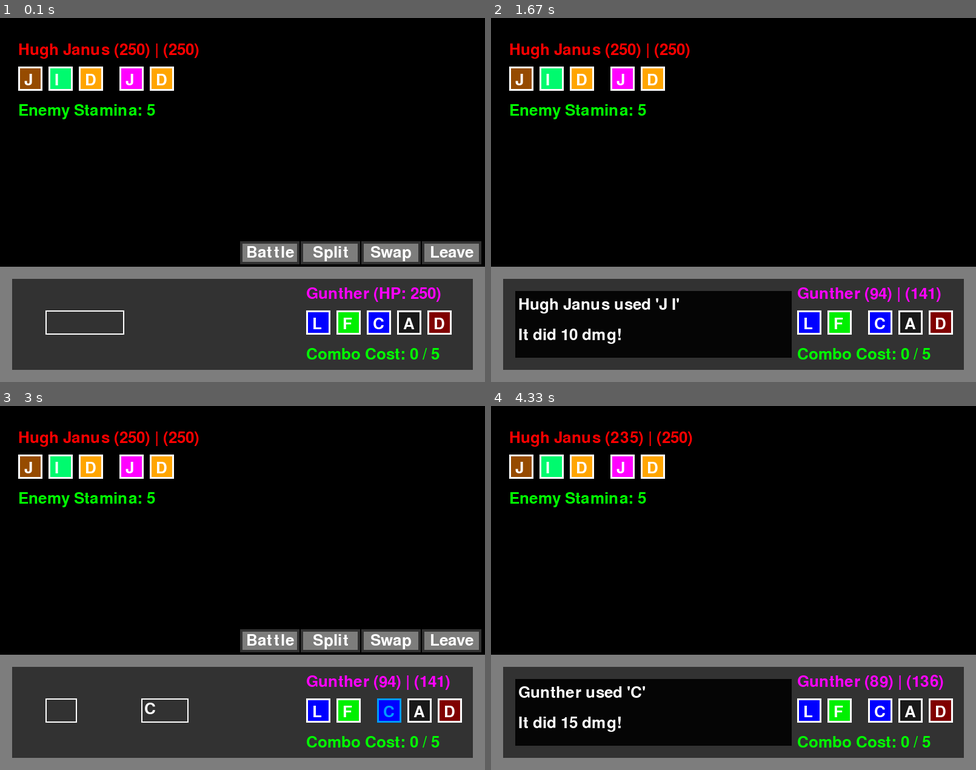
Above: before the commit, frames 1-4 (two rows, left to right).
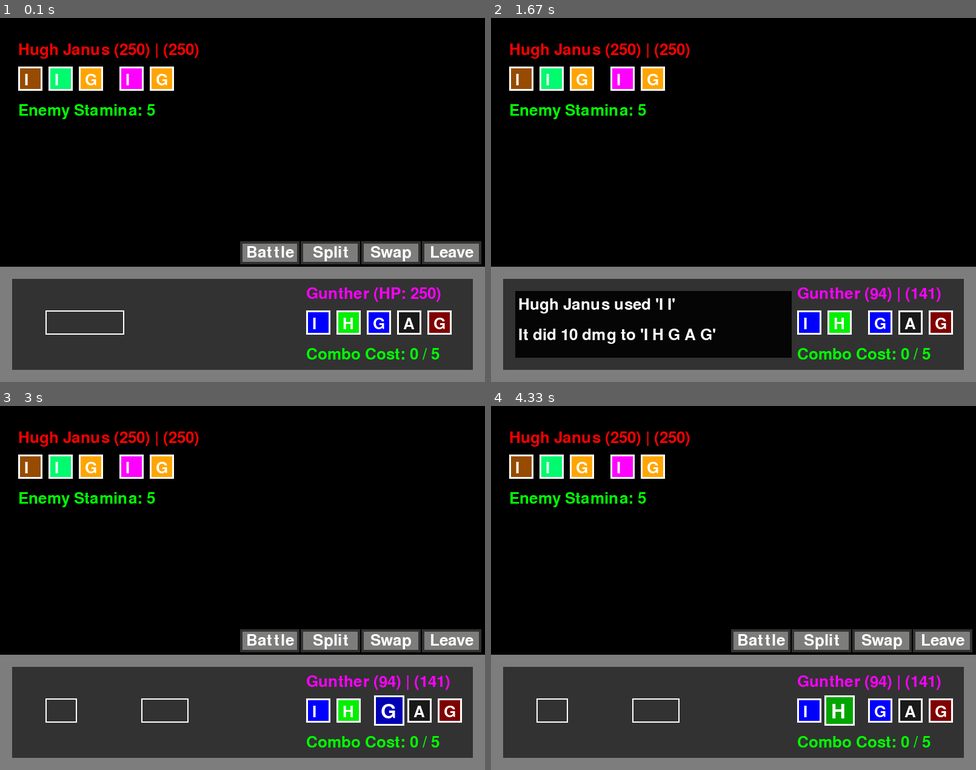
Above: after the commit, the same moments.

Repository: LWhite200/pygames
Game: pygame game, started from WordBound/WordBound.py
Two runs of this game, one before a commit and one after it. Both use one fixed random seed, a clock stepped at 60 frames per second and the inputs below.
Inputs (mouse positions are in pixels of both pictures, inside the frame that each line leads up to):
- Up to frame 1 (0.1 s): no input
- Up to frame 2 (1.67 s): click (811, 323) at 0.38 s, where only the run before the commit has a clickable "L"; click (840, 323) at 0.72 s, where only the run before the commit has a clickable "F"; click "Split" at 1.05 s; click (811, 323) at 1.38 s, where only the run before the commit has a clickable "L"
- Up to frame 3 (3 s): click (368, 453) at 1.72 s; click (421, 711) at 2.05 s; click (320, 711) at 2.38 s, where only the run before the commit has a clickable "L"; click (388, 711) at 2.72 s, where only the run before the commit has a clickable "C"
- Up to frame 4 (4.33 s): click "Battle" at 3.05 s; click (636, 733) at 3.38 s; click "Battle" at 3.72 s; click (840, 711) at 4.05 s, where only the run before the commit has a clickable "F"

The runs differ from the first frame. In frame 1, 0.2% of the frame differs, in the area x 5-92%, y 15-86%; in frame 2, 0.6%; in frame 3, 0.8%; in frame 4, 15%, in the area x 5-100%, y 7-94%.

Commit message:
Add files via upload

Diff:
--- a/WordBound/WordBound.py
+++ b/WordBound/WordBound.py
@@ -182,7 +182,8 @@
 
 
 def get_random_letters():
-    letter_options = ['A', 'A', 'B', 'B', 'C', 'D', 'E', 'F', 'G', 'H', 'I', 'J', 'K', 'L']
+    letter_options = ['A', 'G', 'H', 'I']
+    # letter_options = ['A', 'A', 'B', 'B', 'C', 'D', 'E', 'F', 'G', 'H', 'I', 'J', 'K', 'L']
     return [deity.Letter(random.choice(letter_options)) for _ in range(5)]
 
 
@@ -254,7 +255,8 @@
 
     # Update dialog based on the result
     curDialog.append(f"{person.name} used '{' '.join([letter.char for letter in person.lets])}'")
-    curDialog.append(f"It did {dmg} dmg!")
+    curDialog.append(f"It did {dmg} dmg to '{' '.join([letter.char for letter in target.letters])}'")
+
 
     if peekHP < 1:
         if target:
@@ -429,9 +431,18 @@
         enemy2 = None
 
 
-
-
-
+# when splitting or switching
+def doEnemyTurnOnly():
+    listBySpeed = [] # let enemy attack first
+
+    if enemy:
+        enemy.lets = enemy_choose_letters(enemy)
+        listBySpeed.append((enemy, player1, True, False))
+    if enemy2:
+        enemy2.lets = enemy_choose_letters(enemy2)
+        listBySpeed.append((enemy2, player1, True, True))
+    for person, target, isTargPlayer, SecondTarg in listBySpeed:
+        doCurTurn(person, target, isTargPlayer, SecondTarg)
 
 
 
@@ -514,24 +525,38 @@
 
         if yes_rect.collidepoint(mouse_x, mouse_y) and click:
             # Perform the switch logic (implement switching logic here)
-            print(f"Switched to {playerTeam[switchSelected].name}")
+
             p2Lets = []
             for let in playerTeam[switchSelected].lets[:]:
                     p2Lets.append(let)
 
-            switch(True, switchSelected)
-
-            for let in p2Lets:
-                player1.lets.append(let)
-
-            if player1.lets:
-                separateDeity()
-
-            curDialog.append("Player Switched Deities!")
-            if player2:
-                curDialog.append("They also split in 2!")
+            swapBoolEvenText = False
+
+            # if the player lost their last deity or swap in turn
+            if  player1:
+                switch(True, switchSelected)   # swap
+                curDialog.append("Player Swapped Deities")
+                curDialog.append(f"{player1.name} is vunerable!")
+                doEnemyTurnOnly()              # let enemy attack - before splitting
             else:
-                curDialog.append("")
+                switch(True, switchSelected)   # swap
+                curDialog.append(f"Player sent out {player1.name}")
+                swapBoolEvenText = True
+
+            # if player did not get killed
+            if player1:
+
+                if player1:
+                    for let in p2Lets:
+                        player1.lets.append(let)
+
+                if player1 and player1.lets:
+                    separateDeity()
+
+                if player2 and swapBoolEvenText:
+                    curDialog.append("Split in 2!")
+                elif swapBoolEvenText:
+                    curDialog.append("")
 
             switchSelected = -2  # Reset selection after switching
 
@@ -539,6 +564,69 @@
             for let in playerTeam[switchSelected].lets[:]:
                 playerTeam[switchSelected].lets.remove(let)
             switchSelected = -1  # Cancel selection
+
+
+
+
+
+
+def needAim(player):
+    return all(letter.char != 'G' for letter in player.lets)
+
+def targetNotSelf(player):
+    """Returns True if any letter in the player's lets is between 'A' and 'F'."""
+    return any('A' <= letter.char <= 'F' for letter in player.lets)
+
+
+def turnMoves():
+    global player1, player2, enemy, enemy2, playerTeam, enemyTeam, SSC
+
+    # Randomize enemy attack
+    enemy.lets = enemy_choose_letters(enemy)
+    if enemy2:
+        enemy2.lets = enemy_choose_letters(enemy2)
+
+    # False = left, True = Right (rare one)
+    playTarg1 = enemy2 if SSC[1] else enemy
+    playTarg2 = enemy2 if SSC[3] else enemy
+    p1t2 = True if playTarg1 == enemy2 else False
+    p2t2 = True if playTarg2 == enemy2 else False
+
+    enemTarg1 = player1 if not player2 else random.choice([player1, player2])
+    enemTarg2 = player1 if not player2 else random.choice([player1, player2])
+    e1t2 = True if enemTarg1 == player2 else False
+    e2t2 = True if enemTarg2 == player2 else False
+
+    listBySpeed = []
+
+    if player1 and player1.lets and targetNotSelf(player1):
+        listBySpeed.append((player1, playTarg1, False, p1t2))
+    if player2 and player2.lets and targetNotSelf(player2):
+        listBySpeed.append((player2, playTarg2, False, p2t2))
+
+    if enemy and enemy.lets and targetNotSelf(enemy):
+        listBySpeed.append((enemy, enemTarg1, True, e1t2))
+    if enemy2 and enemy2.lets and targetNotSelf(enemy2):
+        listBySpeed.append((enemy2, enemTarg2, True, e2t2))
+
+    if not listBySpeed:
+        curDialog.append("Everyone Didn't Damage")
+        curDialog.append("No Damage Done")
+
+    # Process each move
+    for person, target, isTargPlayer, SecondTarg in listBySpeed:
+
+        # meaning the opponite is not protecting
+        if needAim(target):
+            doCurTurn(person, target, isTargPlayer, SecondTarg)
+        else:
+            curDialog.append(f"{target.name} Protected")
+            curDialog.append(f"{person.name}'s attack failed")
+    SSC = [None, None, None, None]
+
+
+
+
 
 # make buttons for splitting, switching, retreat?
 # screen to see your team
@@ -587,7 +675,7 @@
                         ipX, ipY = 75, playY + buttonY
                         secondStart = None if not (player2 and player2.lets) else ipX + (26 * len(player2.letters)) + 80
 
-                        if player1 and player1.lets:
+                        if player1 and player1.lets and needAim(player1):
                             if ipX <= event.pos[0] <= ipX + 20 and ipY + 45 <= event.pos[1] <= ipY + 65:
                                 SSC[0] = not SSC[0]
                                 SSC[1] = False
@@ -595,7 +683,7 @@
                                 SSC[1] = not SSC[1]
                                 SSC[0] = False
 
-                        if player2 and player2.lets:
+                        if player2 and player2.lets and needAim(player2):
                             if secondStart <= event.pos[0] <= secondStart + 20 and ipY + 45 <= event.pos[1] <= ipY + 65:
                                 SSC[2] = not SSC[2]
                                 SSC[3] = False
@@ -677,22 +765,32 @@
 
                     if btn == "Battle" and (player1.lets or (player2 and player2.lets)): #----------------------------------------------------------
 
+                        # needAim(player)
+
                         if sideSelect:# the aiming for side select, which letter's need which side----------
-                            if ((not player1.lets or (SSC[0] or SSC[1])) and (not (player2 and player2.lets) or (SSC[2] or SSC[3]))):
-                                if not (player2 and player2.lets) or (SSC[2] or SSC[3]):
+                            LTarg = (SSC[0] or SSC[1])
+                            RTarg = (SSC[2] or SSC[3])
+
+                            if (not player1.lets) or LTarg or (not needAim(player1)):
+                                if (not player2) or (not player2.lets) or RTarg or (not needAim(player2)):
                                     playerTurn = False
                                     sideSelect = False
+
+
                         else:
-
                             stamina_cost = player1.calculate_combo_stamina_cost()
                             if stamina_cost <= player1.comboStamina:
                                 if (player1.lets or (player2 and player2.lets)) and enemy2:
                                     SSC = [None, None, None, None]
-                                    sideSelect = True
+                                    if needAim(player1) or (player2 and needAim(player2)):
+                                        sideSelect = True
+                                    else:
+                                        playerTurn = False
+                                        sideSelect = False
                                 elif (player1.lets or (player2 and player2.lets)) and not enemy2:
                                     SSC = [None, None, None, None]
                                     playerTurn = False
-                                    print("haazaa")
+
                     elif btn == "Battle":
                         curDialog.append("No letters selected!")
                         curDialog.append("Try Again")
@@ -702,16 +800,7 @@
                         curDialog.append(f"{player1.name} is Splitting ")
                         curDialog.append("Vulnerable to Attack")
 
-                        listBySpeed = [] # let enemy attack first
-
-                        if enemy:
-                            enemy.lets = enemy_choose_letters(enemy)
-                            listBySpeed.append((enemy, player1, True, False))
-                        if enemy2:
-                            enemy2.lets = enemy_choose_letters(enemy2)
-                            listBySpeed.append((enemy2, player1, True, True))
-                        for person, target, isTargPlayer, SecondTarg in listBySpeed:
-                            doCurTurn(person, target, isTargPlayer, SecondTarg)
+                        doEnemyTurnOnly()
 
                         if player1.curHP > 1:
                             playerTurn = False # player chose to split (power of letter H)
@@ -755,45 +844,9 @@
         # Combate move decided ---END TURN---
         if not playerTurn and not sideSelect and not curDialog and not showSwitchMenu:
 
-            # Player has their words and also which target to hit -----------------
-            if player1.lets or (player2 and player2.lets):
-
-                # Randomize enemy attack
-                enemy.lets = enemy_choose_letters(enemy)
-                if enemy2:
-                    enemy2.lets = enemy_choose_letters(enemy2)
-
-                # False = left, True = Right (rare one)
-                playTarg1 = enemy2 if SSC[1] else enemy
-                playTarg2 = enemy2 if SSC[3] else enemy
-                p1t2 = True if playTarg1 == enemy2 else False
-                p2t2 = True if playTarg2 == enemy2 else False
-
-                enemTarg1 = player1 if not player2 else random.choice([player1, player2])
-                enemTarg2 = player1 if not player2 else random.choice([player1, player2])
-                e1t2 = True if enemTarg1 == player2 else False
-                e2t2 = True if enemTarg2 == player2 else False
-
-                listBySpeed = []
-
-                if player1 and player1.lets:
-                    listBySpeed.append((player1, playTarg1, False, p1t2))
-                if player2 and player2.lets:
-                    listBySpeed.append((player2, playTarg2, False, p2t2))
-
-                if enemy and enemy.lets:
-                    listBySpeed.append((enemy, enemTarg1, True, e1t2))
-                if enemy2 and enemy2.lets:
-                    listBySpeed.append((enemy2, enemTarg2, True, e2t2))
-
-                #   --organize by speed later, idk what crahs bug---     listBySpeed.sort(key=lambda x: x[], reverse=True)
-
-                # Process each move
-                for person, target, isTargPlayer, SecondTarg in listBySpeed:
-                    doCurTurn(person, target, isTargPlayer, SecondTarg)
-
-
-                SSC = [None, None, None, None]
+            turnMoves()
+
+
 
             playerTurn = True  # Reset for the next turn
 
